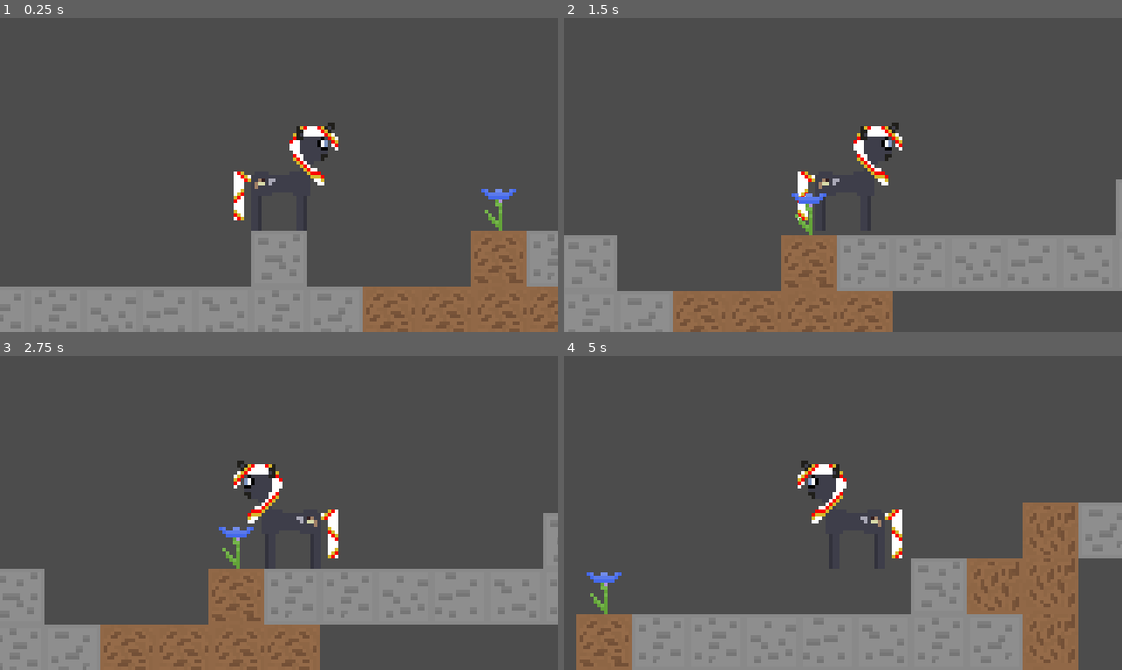
Above: before the commit, frames 1-4 (two rows, left to right).
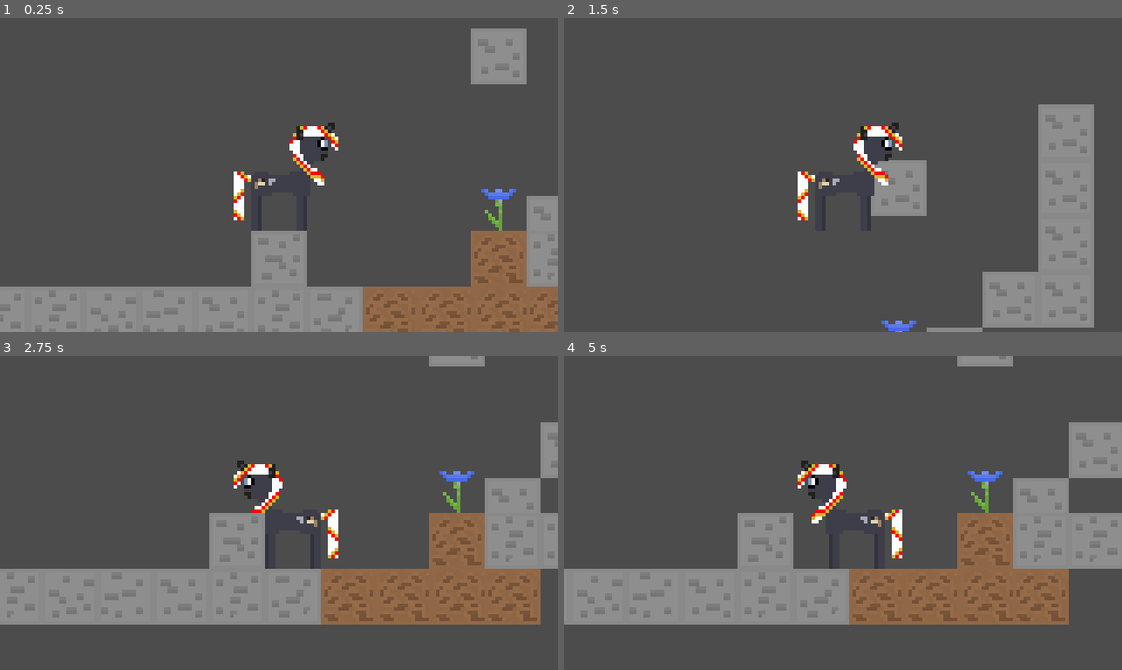
Above: after the commit, the same moments.

Repository: SilkRose/Roll-Pony-Game
Game: Godot game, scene res://World.tscn
The game is run twice, just before and just after one commit, with the same random seed, the same clock (stepped at 60 frames per second) and the same inputs.
Inputs:
- Up to frame 1 (0.25 s): no input
- Up to frame 2 (1.5 s): tap Enter at 0.5 s; hold Right (ui_right) from 0.53 s (still down); tap Space (jump) at 0.77 s
- Up to frame 3 (2.75 s): tap Space (jump) at 1.52 s; release Right (ui_right) at 2.03 s; hold Left (ui_left) from 2.03 s (still down)
- Up to frame 4 (5 s): release Left (ui_left) at 2.78 s; hold Right (ui_right) 2.78-4.28 s; tap Space (jump) at 3.02, 3.77, 4.52 s; hold Left (ui_left) from 4.28 s (still down)

The runs differ from the first frame. In frame 1, 2.4% of the frame differs, in the area x 84-100%, y 3-68%; in frame 2, 27%; in frame 3, 31%; in frame 4, 36%, in the area x 0-100%, y 0-100%.

Commit message:
Add stone tilemap

Diff:
--- a/World.tscn
+++ b/World.tscn
@@ -10,8 +10,94 @@
 [ext_resource path="res://assets/stone_6.png" type="Texture" id=8]
 [ext_resource path="res://assets/stone_3.png" type="Texture" id=9]
 [ext_resource path="res://Stone_block.tscn" type="PackedScene" id=10]
+[ext_resource path="res://assets/stone_tilemap.png" type="Texture" id=11]
+
+[sub_resource type="ConvexPolygonShape2D" id=1]
+points = PoolVector2Array( 0, 0, 16, 0, 16, 16, 0, 16 )
+
+[sub_resource type="ConvexPolygonShape2D" id=2]
+points = PoolVector2Array( 0, 0, 16, 0, 16, 16, 0, 16 )
+
+[sub_resource type="ConvexPolygonShape2D" id=3]
+points = PoolVector2Array( 0, 0, 16, 0, 16, 16, 0, 16 )
+
+[sub_resource type="ConvexPolygonShape2D" id=4]
+points = PoolVector2Array( 0, 0, 16, 0, 16, 16, 0, 16 )
+
+[sub_resource type="ConvexPolygonShape2D" id=5]
+points = PoolVector2Array( 0, 0, 16, 0, 16, 16, 0, 16 )
+
+[sub_resource type="ConvexPolygonShape2D" id=6]
+points = PoolVector2Array( 0, 0, 16, 0, 16, 16, 0, 16 )
+
+[sub_resource type="TileSet" id=7]
+0/name = "stone_tilemap.png 0"
+0/texture = ExtResource( 11 )
+0/tex_offset = Vector2( 0, 0 )
+0/modulate = Color( 1, 1, 1, 1 )
+0/region = Rect2( 0, 0, 48, 32 )
+0/tile_mode = 2
+0/autotile/icon_coordinate = Vector2( 0, 0 )
+0/autotile/tile_size = Vector2( 16, 16 )
+0/autotile/spacing = 0
+0/autotile/occluder_map = [  ]
+0/autotile/navpoly_map = [  ]
+0/autotile/priority_map = [  ]
+0/autotile/z_index_map = [  ]
+0/occluder_offset = Vector2( 0, 0 )
+0/navigation_offset = Vector2( 0, 0 )
+0/shape_offset = Vector2( 0, 0 )
+0/shape_transform = Transform2D( 1, 0, 0, 1, 0, 0 )
+0/shape = SubResource( 1 )
+0/shape_one_way = false
+0/shape_one_way_margin = 1.0
+0/shapes = [ {
+"autotile_coord": Vector2( 1, 0 ),
+"one_way": false,
+"one_way_margin": 1.0,
+"shape": SubResource( 1 ),
+"shape_transform": Transform2D( 1, 0, 0, 1, 0, 0 )
+}, {
+"autotile_coord": Vector2( 0, 0 ),
+"one_way": false,
+"one_way_margin": 1.0,
+"shape": SubResource( 2 ),
+"shape_transform": Transform2D( 1, 0, 0, 1, 0, 0 )
+}, {
+"autotile_coord": Vector2( 2, 0 ),
+"one_way": false,
+"one_way_margin": 1.0,
+"shape": SubResource( 3 ),
+"shape_transform": Transform2D( 1, 0, 0, 1, 0, 0 )
+}, {
+"autotile_coord": Vector2( 0, 1 ),
+"one_way": false,
+"one_way_margin": 1.0,
+"shape": SubResource( 4 ),
+"shape_transform": Transform2D( 1, 0, 0, 1, 0, 0 )
+}, {
+"autotile_coord": Vector2( 1, 1 ),
+"one_way": false,
+"one_way_margin": 1.0,
+"shape": SubResource( 5 ),
+"shape_transform": Transform2D( 1, 0, 0, 1, 0, 0 )
+}, {
+"autotile_coord": Vector2( 2, 1 ),
+"one_way": false,
+"one_way_margin": 1.0,
+"shape": SubResource( 6 ),
+"shape_transform": Transform2D( 1, 0, 0, 1, 0, 0 )
+} ]
+0/z_index = 0
 
 [node name="World" type="Node2D"]
+
+[node name="StoneTileMap" type="TileMap" parent="."]
+tile_set = SubResource( 7 )
+cell_size = Vector2( 16, 16 )
+cell_custom_transform = Transform2D( 16, 0, 0, 16, 0, 0 )
+format = 1
+tile_data = PoolIntArray( -65525, 0, 65536, 8, 0, 65536, 11, 0, 65536, 65547, 0, 65536, 131082, 0, 65536, 131083, 0, 65536, 196617, 0, 65536 )
 
 [node name="Player" parent="." instance=ExtResource( 2 )]
 position = Vector2( 73, 42 )
Not shown: 1 places in World.tscn that only renumber resources
Binary file added: assets/stone_tilemap.png
Not shown, added: assets/stone_tilemap.png.import
